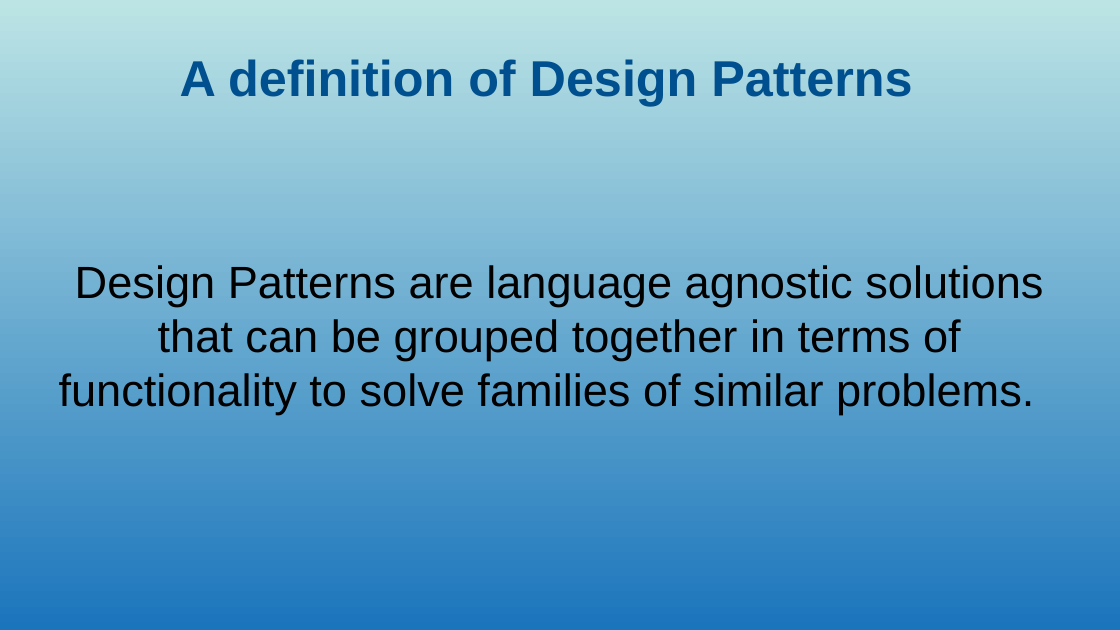
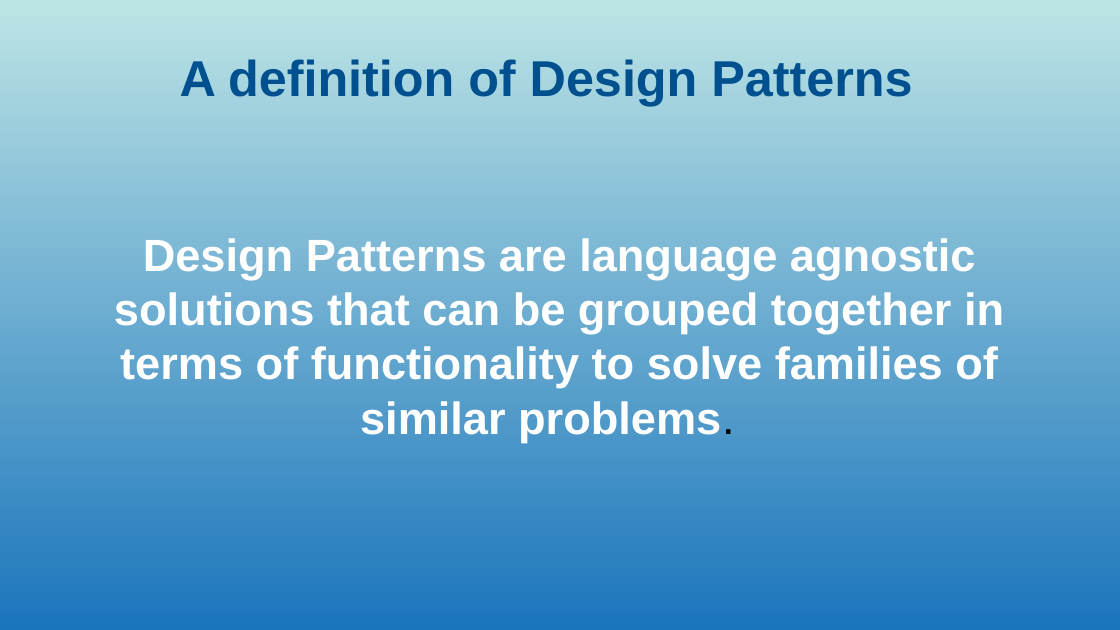
Before and after one commit to codingismycraft/codingismycraft, a slide deck: slide 1 of design_patterns/presentation.odp. Drawn at 1120x630 pixels with LibreOffice and Linux fonts; fonts in the diff are those of the drawing. Boxes give left, top, right and bottom in pixels: in the first picture for what was removed or moved away, otherwise in the second. Text is boxed around its words. In the diff, an @@ line names an element or a change of style, - is before the commit and + after.

Commit message:
Adding slides.

```diff
--- a/design_patterns/presentation.odp
+++ b/design_patterns/presentation.odp
@@ subtitle "Design Patterns are language agnostic ..." at bbox=[114, 238, 1004, 442]: text colour #000000 to #FFFFFF, bold on @@
```
Also in this commit, not shown: 1 slide added, 11 other files.
